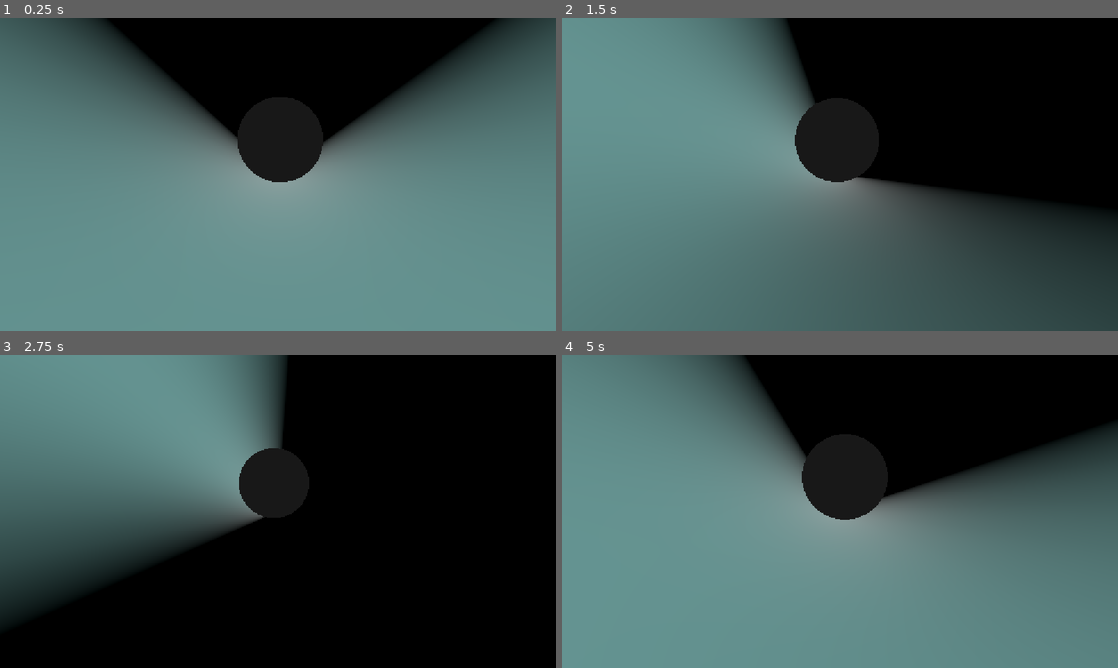
Above: before the commit, frames 1-4 (two rows, left to right).
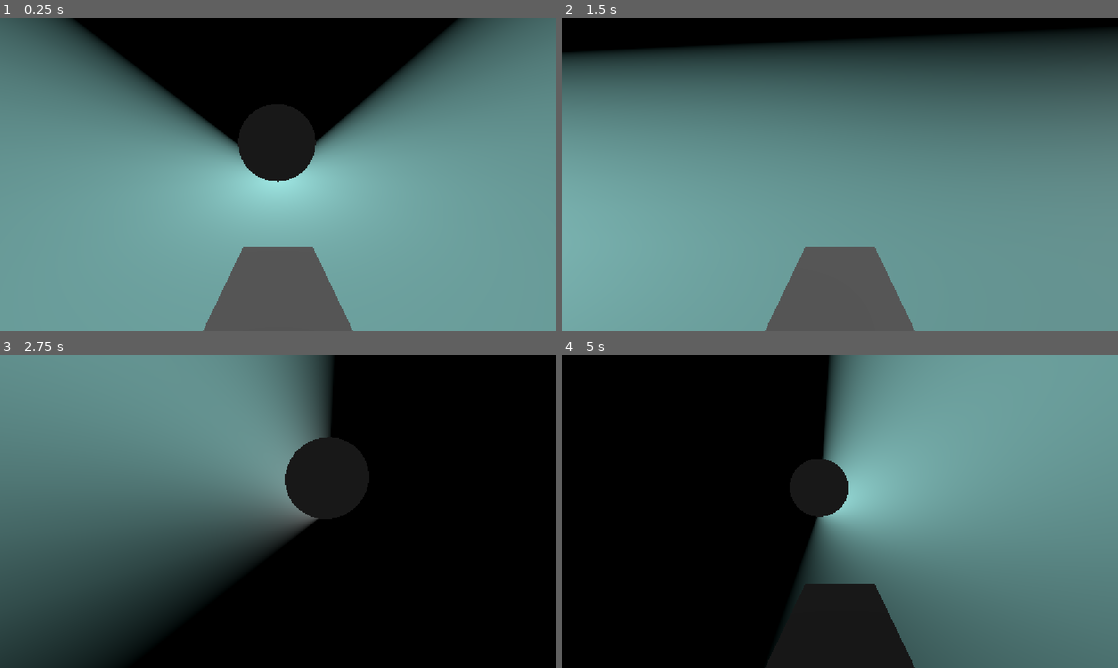
Above: after the commit, the same moments.

Repository: eternaldensity/pipe-survivor
Game: Godot game, scene res://main.tscn
Same seed, same stepped clock (60 frames per second), same inputs: the game is played once before the commit and once after it.
Inputs:
- Up to frame 1 (0.25 s): no input
- Up to frame 2 (1.5 s): hold Right (ui_right) 0.53-1.28 s; hold Down (ui_down) from 1.28 s (still down)
- Up to frame 3 (2.75 s): release Down (ui_down) at 2.03 s; hold Right (ui_right) from 2.03 s (still down)
- Up to frame 4 (5 s): release Right (ui_right) at 2.78 s; hold Up (ui_up) 2.78-3.53 s; hold Left (ui_left) from 3.53 s (still down)

The runs differ from the first frame. In frame 1, 34% of the frame differs, in the area x 11-100%, y 0-100%; in frame 2, 77%; in frame 3, 20%; in frame 4, 83%, in the area x 0-100%, y 0-100%.

Commit message:
directional steering

Diff:
--- a/main.tscn
+++ b/main.tscn
@@ -58,4 +58,4 @@
 shape = SubResource("BoxShape3D_h2yge")
 
 [node name="Camera3D" type="Camera3D" parent="Vehicle" unique_id=597433838]
-transform = Transform3D(-1, 0, -8.742278e-08, 0, 1, 0, 8.742278e-08, 0, -1, 0, 1.5, 2.5)
+transform = Transform3D(1, 0, 0, 0, 1, 0, 0, 0, 1, 0, 1.5, 2.5)
--- a/vehicle.gd
+++ b/vehicle.gd
@@ -1,81 +1,87 @@
 extends CharacterBody3D
 
-const GRAVITY        := 25.0
-const SPEED          := 14.0
-const ACCELERATION   := 60.0
-const FRICTION       := 40.0
+const GRAVITY      := 25.0
+const SPEED        := 20.0
+const ACCELERATION := 50.0
+const FRICTION     := 35.0
+const TURN_SPEED   := 2.0   # radians per second
 
-# Prototype: tube runs along Z through the world origin.
-# Later this will come from the current tube segment.
 var tube_origin := Vector3.ZERO
 var tube_axis   := Vector3(0.0, 0.0, 1.0)
 
 
 func _get_outward() -> Vector3:
-	## Direction from the tube axis toward this vehicle.
-	## This is our gravity direction — it presses us into the wall.
 	var to_self := global_position - tube_origin
 	var along   := to_self.dot(tube_axis) * tube_axis
 	var radial  := to_self - along
 	if radial.length_squared() < 1e-4:
-		# Exactly on axis — pick an arbitrary perpendicular as fallback
 		return tube_axis.cross(Vector3.UP).normalized()
 	return radial.normalized()
 
 
 func _physics_process(delta: float) -> void:
 	var outward := _get_outward()
-	var inward  := -outward          # toward tube centre = our "up"
-
-	# Tell move_and_slide() which direction counts as floor
+	var inward  := -outward
 	up_direction = inward
 
-	# Gravity pulls us toward the wall when airborne
+	# ── Steering: rotate heading around the surface normal ────────────────
+	# This is pure yaw relative to the tube surface — left/right turns the
+	# vehicle, and from then on forward always means "where I'm pointing"
+	var turn := Input.get_axis("ui_left", "ui_right")
+	if abs(turn) > 0.001:
+		var steer := Basis(inward, -turn * TURN_SPEED * delta)
+		global_transform.basis = steer * global_transform.basis
+
+	# ── Gravity ───────────────────────────────────────────────────────────
 	if not is_on_floor():
 		velocity += outward * GRAVITY * delta
 
-	# ── Input ─────────────────────────────────────────────────────────────
-	# Forward / back  → along the tube axis
-	# Left / right    → tangent around the tube surface
-	var tangent := outward.cross(tube_axis).normalized()
+	# ── Centripetal force ─────────────────────────────────────────────────
+	# When spiraling, circumferential velocity requires centripetal
+	# acceleration to maintain the curved path — this manifests as
+	# increased force pressing the vehicle into the wall, exactly like
+	# banking hard in a real vehicle. The faster the spiral, the heavier
+	# you feel. Forward progress along the tube axis slows automatically
+	# because your velocity vector is pointing more sideways.
+	var circ_vel    := velocity - velocity.dot(tube_axis) * tube_axis \
+								- velocity.dot(outward)   * outward
+	var to_self     := global_position - tube_origin
+	var tube_radius := (to_self - tube_axis * to_self.dot(tube_axis)).length()
+	var centripetal:float = circ_vel.length_squared() / max(tube_radius, 0.1)
+	velocity += outward * centripetal * delta
 
-	var wish := Vector3.ZERO
-	if Input.is_action_pressed("ui_up"):    wish += tube_axis
-	if Input.is_action_pressed("ui_down"):  wish -= tube_axis
-	if Input.is_action_pressed("ui_right"): wish += tangent
-	if Input.is_action_pressed("ui_left"):  wish -= tangent
-	if wish.length_squared() > 0.0:
-		wish = wish.normalized()
+	# ── Drive in the direction the vehicle is facing ──────────────────────
+	var vehicle_fwd := -global_transform.basis.z
+	vehicle_fwd = vehicle_fwd - vehicle_fwd.dot(outward) * outward
+	if vehicle_fwd.length_squared() > 1e-4:
+		vehicle_fwd = vehicle_fwd.normalized()
+	else:
+		vehicle_fwd = tube_axis
 
-	# ── Velocity on the tube surface ──────────────────────────────────────
-	# Split velocity into surface component and radial component.
-	# We only steer the surface component; gravity owns the radial one.
+	var throttle    := Input.get_axis("ui_down", "ui_up")
 	var radial_vel  := velocity.dot(outward) * outward
 	var surface_vel := velocity - radial_vel
 
-	if wish.length_squared() > 0.0:
-		surface_vel = surface_vel.move_toward(wish * SPEED, ACCELERATION * delta)
+	if abs(throttle) > 0.001:
+		surface_vel = surface_vel.move_toward(
+				vehicle_fwd * throttle * SPEED, ACCELERATION * delta)
 	else:
 		surface_vel = surface_vel.move_toward(Vector3.ZERO, FRICTION * delta)
 
 	velocity = surface_vel + radial_vel
 
-	# ── Orient vehicle ────────────────────────────────────────────────────
-	_orient_to_surface(inward, delta)
+	# ── Keep vehicle flat on the tube surface ─────────────────────────────
+	_flatten_to_surface(inward, delta)
 
 	move_and_slide()
 
 
-func _orient_to_surface(up: Vector3, delta: float) -> void:
-	## Keep vehicle's local Y pointing toward tube centre.
-	## Forward stays projected onto the tube surface.
+func _flatten_to_surface(up: Vector3, delta: float) -> void:
 	var fwd := -global_transform.basis.z
-	fwd = fwd - fwd.dot(up) * up         # project onto surface plane
+	fwd = fwd - fwd.dot(up) * up
 	if fwd.length_squared() < 1e-4:
 		fwd = tube_axis
 	else:
 		fwd = fwd.normalized()
-
-	var target_basis := Basis.looking_at(fwd, up)
-	# Smooth reorientation so sudden wall-sticking doesn't snap the view
-	global_transform.basis = global_transform.basis.slerp(target_basis, delta * 12.0)
+	var target := Basis.looking_at(fwd, up)
+	global_transform.basis = global_transform.basis.slerp(target, delta * 14.0)
